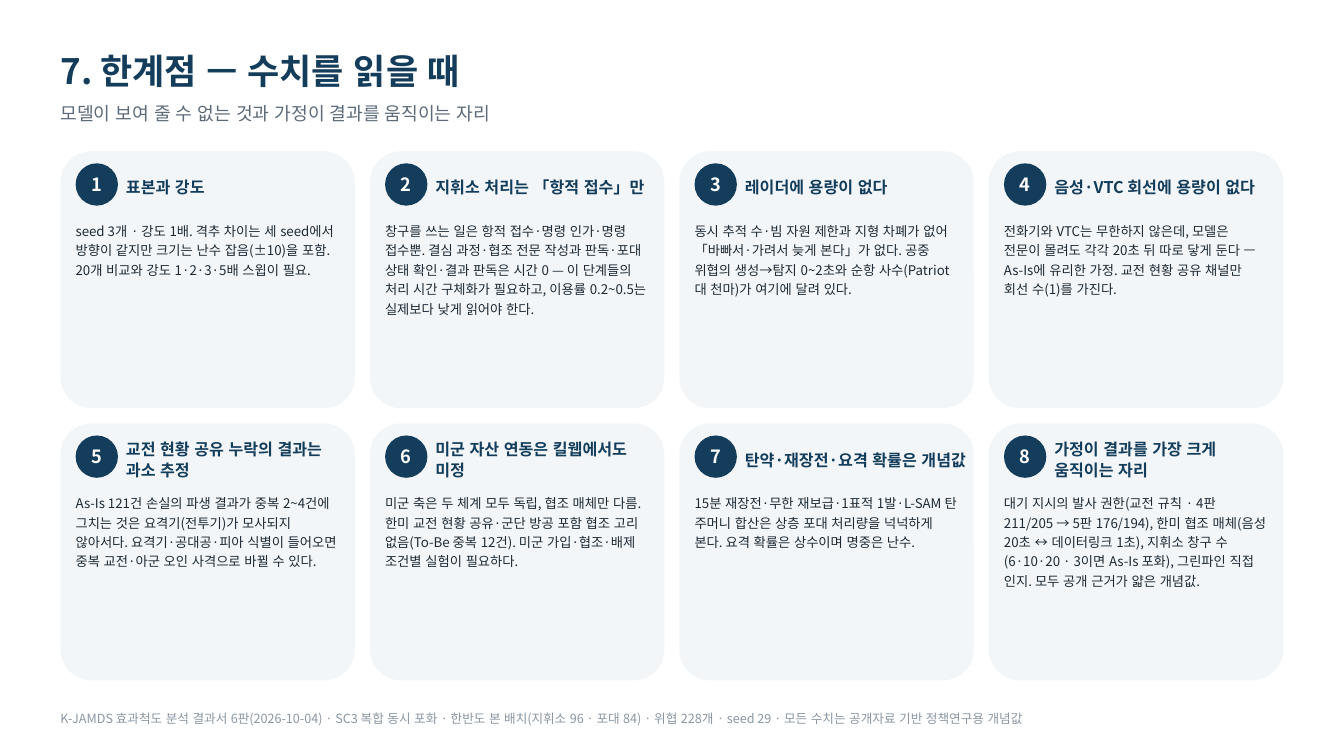
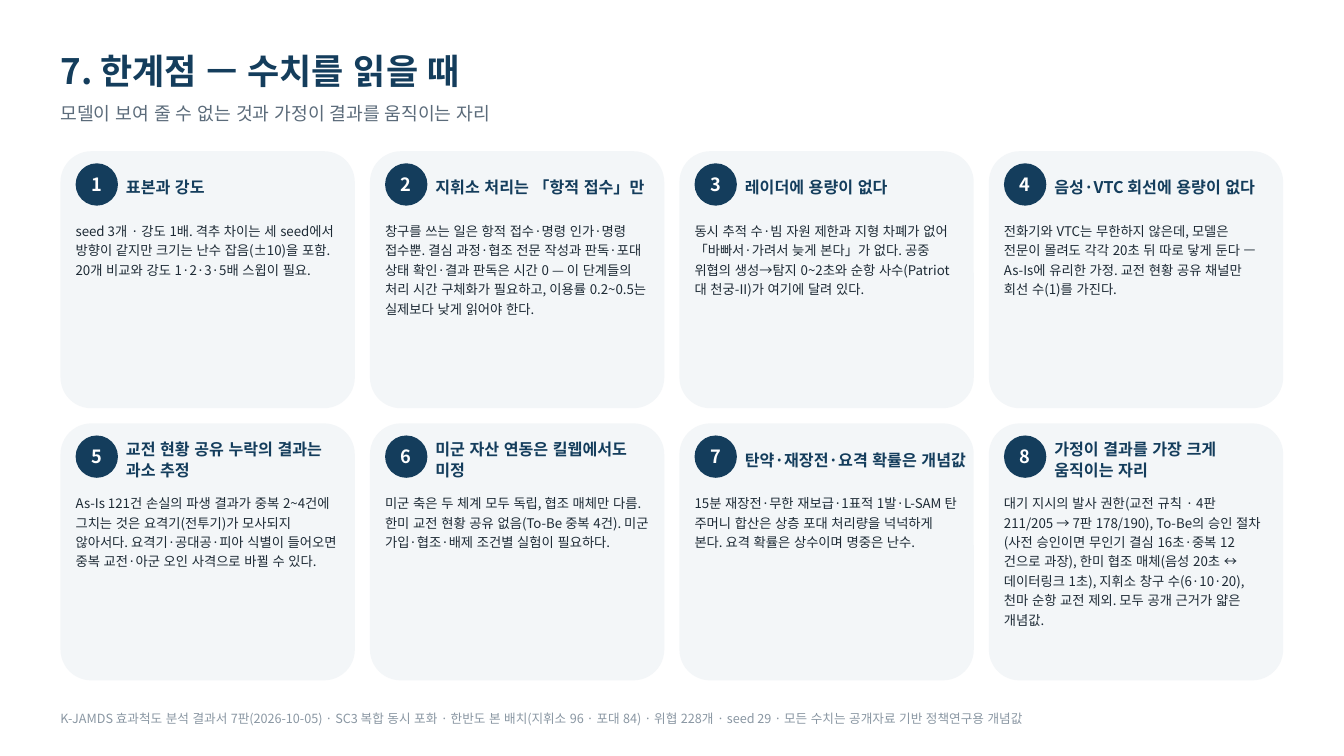
Before and after one commit to DaehyunY00/Air_Defense, a slide deck: slide 11 of K-JAMDS_효과척도_발표정리본.pptx. Drawn at 1344x756 pixels with LibreOffice and Linux fonts; fonts in the diff are those of the drawing. Boxes give left, top, right and bottom in pixels: in the first picture for what was removed or moved away, otherwise in the second. Text is boxed around its words. In the diff, an @@ line names an element or a change of style, - is before the commit and + after.

```diff
--- a/K-JAMDS_효과척도_발표정리본.pptx
+++ b/K-JAMDS_효과척도_발표정리본.pptx
@@ text at [695,225,950,297]: text changed @@
-동시 추적 수·빔 자원 제한과 지형 차폐가 없어 「바빠서·가려서 늦게 본다」가 없다. 공중 위협의 생성→탐지 0~2초와 순항 사수(Patriot 대 천마)가 여기에 달려 있다.
+동시 추적 수·빔 자원 제한과 지형 차폐가 없어 「바빠서·가려서 늦게 본다」가 없다. 공중 위협의 생성→탐지 0~2초와 순항 사수(Patriot 대 천궁-II)가 여기에 달려 있다.
@@ text at [385,497,648,548]: text changed @@
-미군 축은 두 체계 모두 독립, 협조 매체만 다름. 한미 교전 현황 공유·군단 방공 포함 협조 고리 없음(To-Be 중복 12건). 미군 가입·협조·배제 조건별 실험이 필요하다.
+미군 축은 두 체계 모두 독립, 협조 매체만 다름. 한미 교전 현황 공유 없음(To-Be 중복 4건). 미군 가입·협조·배제 조건별 실험이 필요하다.
@@ text at [1004,497,1260,626]: text changed @@
-대기 지시의 발사 권한(교전 규칙 · 4판 211/205 → 5판 176/194), 한미 협조 매체(음성 20초 ↔ 데이터링크 1초), 지휘소 창구 수(6·10·20 · 3이면 As-Is 포화), 그린파인 직접 인지. 모두 공개 근거가 얇은 개념값.
+대기 지시의 발사 권한(교전 규칙 · 4판 211/205 → 7판 178/190), To-Be의 승인 절차(사전 승인이면 무인기 결심 16초·중복 12건으로 과장), 한미 협조 매체(음성 20초 ↔ 데이터링크 1초), 지휘소 창구 수(6·10·20), 천마 순항 교전 제외. 모두 공개 근거가 얇은 개념값.
@@ text at [60,712,1023,725]: text changed @@
-K-JAMDS 효과척도 분석 결과서 6판(2026-10-04) · SC3 복합 동시 포화 · 한반도 본 배치(지휘소 96 · 포대 84) · 위협 228개 · seed 29 · 모든 수치는 공개자료 기반 정책연구용 개념값
+K-JAMDS 효과척도 분석 결과서 7판(2026-10-05) · SC3 복합 동시 포화 · 한반도 본 배치(지휘소 96 · 포대 84) · 위협 228개 · seed 29 · 모든 수치는 공개자료 기반 정책연구용 개념값
```
Also in this commit, not shown: 10 other slides changed, 9 other files.
